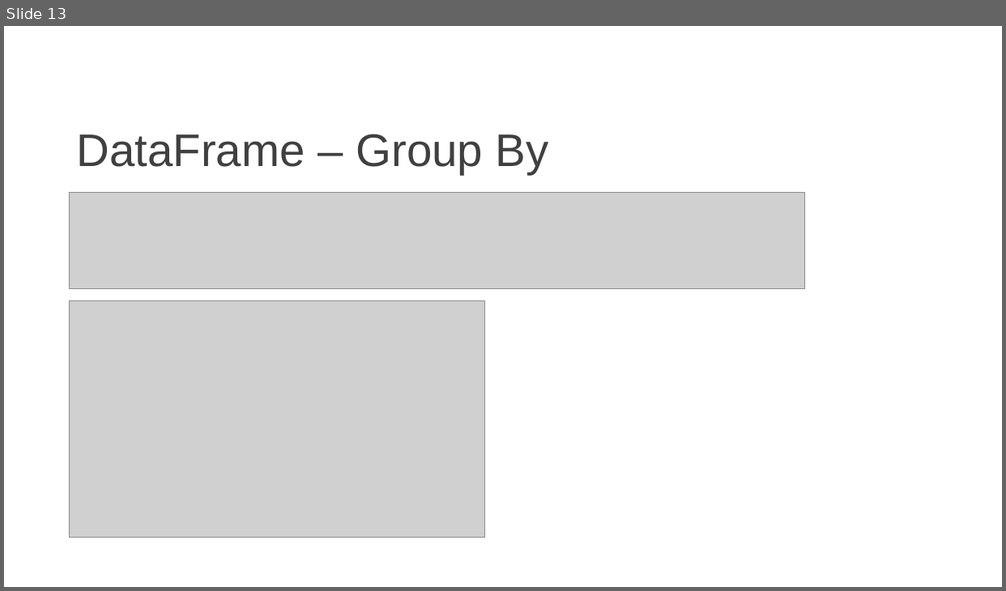
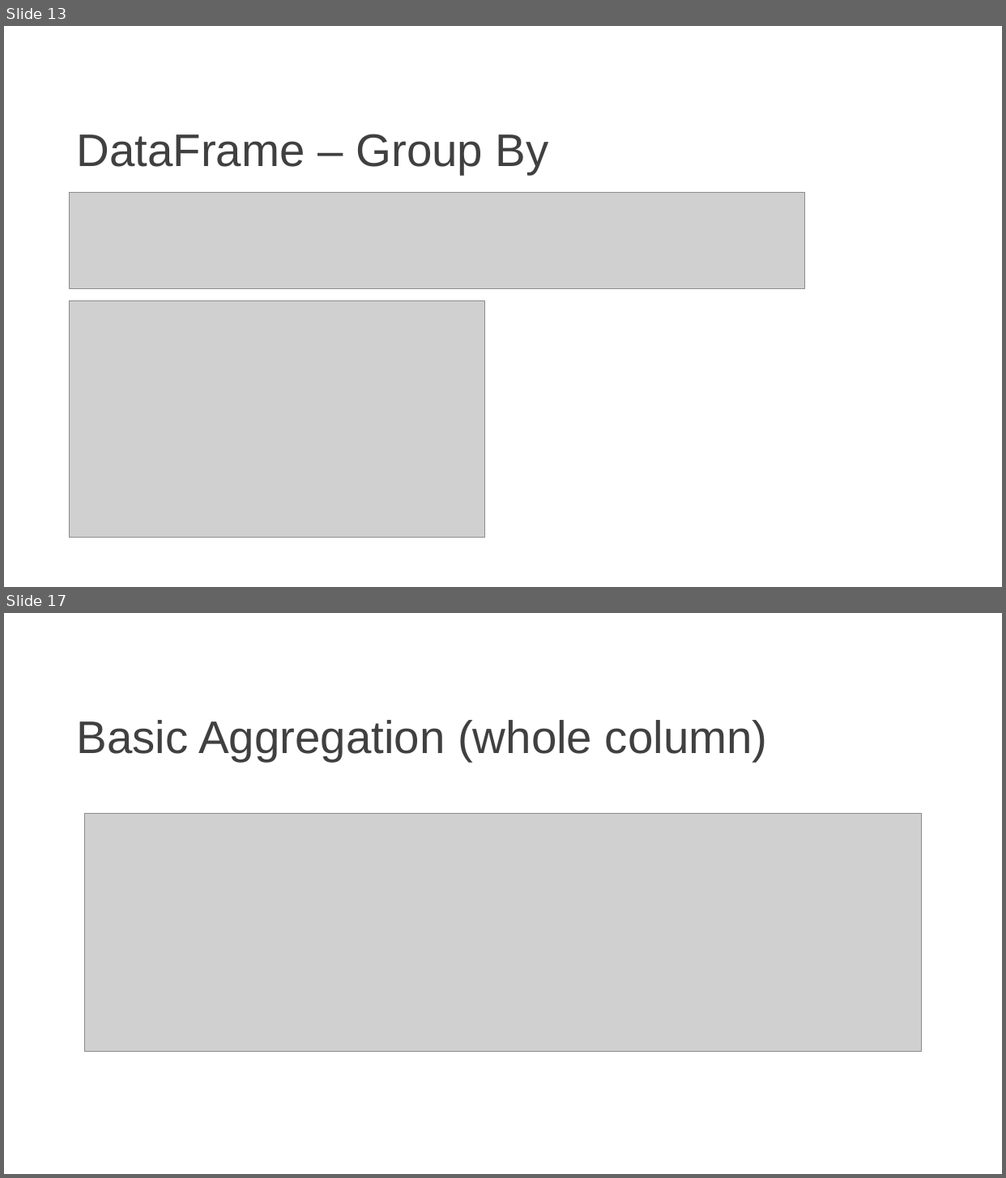
Before and after one commit to ZERRY-000/00-python-pandas-journey, a slide deck: 00-Basic-Pandas.pptx. Shown one above the other, each under a label of ours: slide 13 before the commit, slides 13 and 17 after it; the slides between them are not shown. The pictures are 1006x591 and 1006x1178 pixels, drawn with LibreOffice and Linux fonts; fonts in the diff are those of the drawing; grey boxes stand for pictures. Boxes give left, top, right and bottom in pixels: in the first picture for what was removed or moved away, otherwise in the second. Text is boxed around its words. In the diff, an @@ line names an element or a change of style, - is before the commit and + after.

Commit message:
feat(Basic-Aggregation)

```diff
--- a/00-Basic-Pandas.pptx
+++ b/00-Basic-Pandas.pptx
@@ slide 17 added at box(4, 613, 1002, 1174), background #FFFFFF @@
@@ text added at box(77, 720, 768, 762), 44 pt, text #404040 @@
+Basic Aggregation (whole column)
@@ picture added at box(85, 814, 922, 1052) @@
```
Also in this commit, not shown: 9 other slides added, 5 other files.
